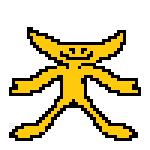
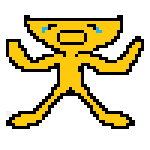
Before/after of a 150 × 150 layered artwork. What changed in the layer stack:
added group "Sad" with 2 layers above "Happy" over box(6, 15, 144, 132)
added layer "Sad 2" in group "Sad" over box(6, 15, 144, 129)
hid group "Happy" (2 layers) over box(9, 15, 144, 141)
hid "Happy 1" over box(9, 27, 141, 141)
